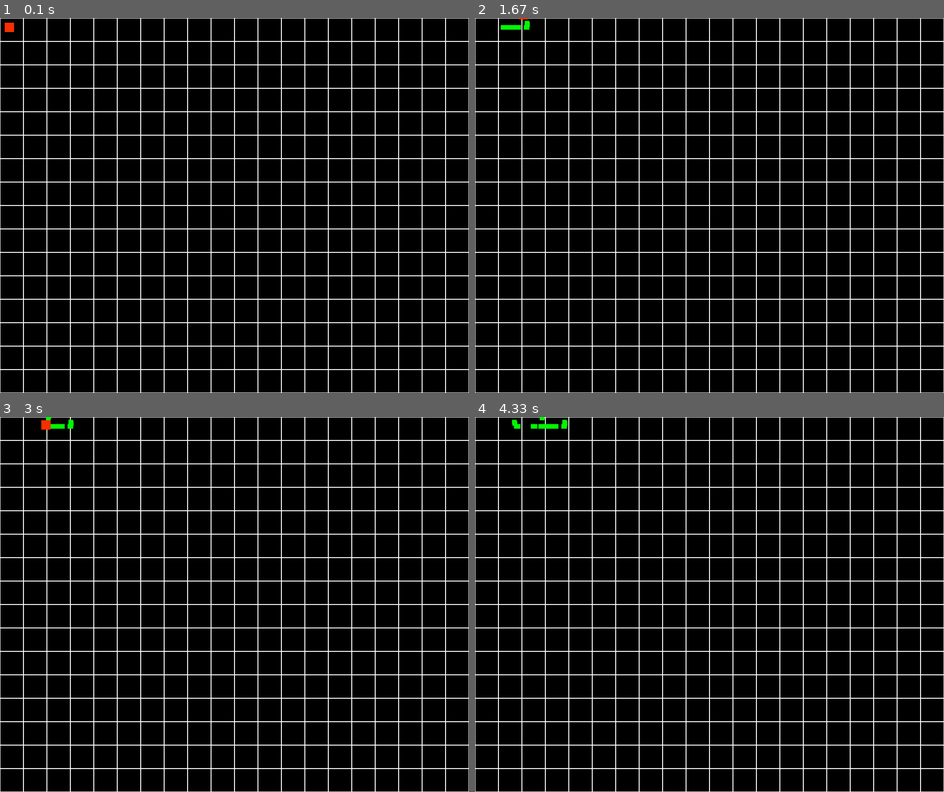
Above: before the commit, frames 1-4 (two rows, left to right).
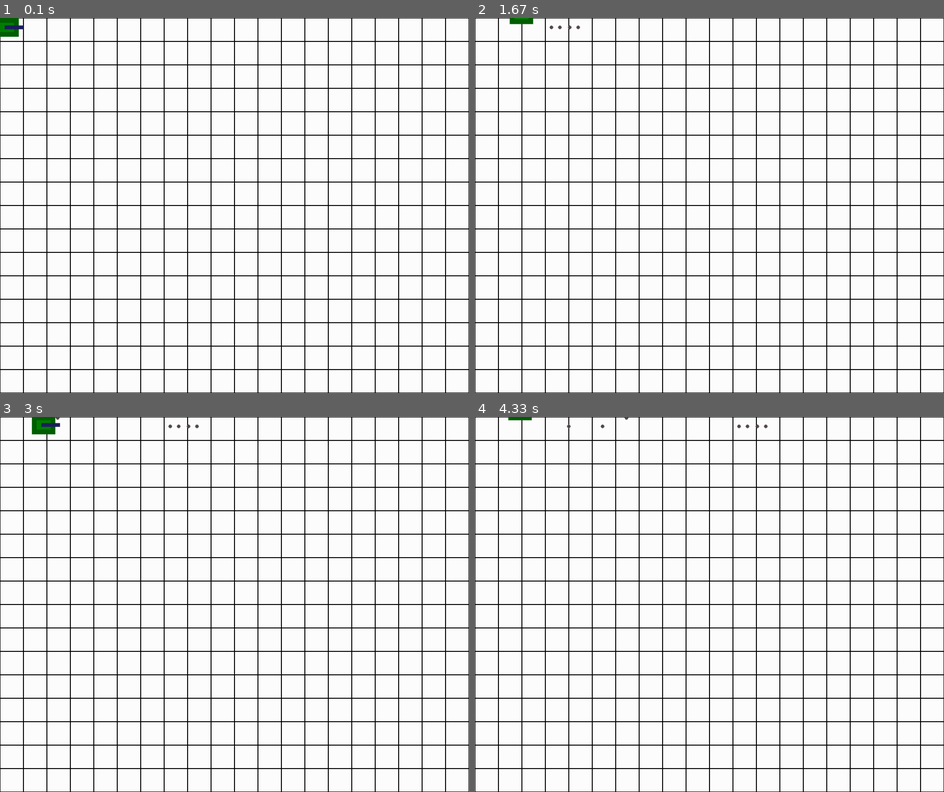
Above: after the commit, the same moments.

Repository: will-hd/Tank-Trouble
Game: pygame game, started from run.py
Same seed, same stepped clock (60 frames per second), same inputs: the game is played once before the commit and once after it.
Inputs:
- Up to frame 1 (0.1 s): no input
- Up to frame 2 (1.67 s): hold F 0.33-0.8 s; hold Right 0.33-0.8 s; hold Right 0.83-1.3 s; tap F at 0.9, 1.2, 1.4 s; hold Up 1.33-1.63 s
- Up to frame 3 (3 s): hold Right 1.67-2.13 s; tap F at 1.73, 2.03, 2.23, 2.53, 2.8 s; hold Left 2.17-2.7 s; hold Down from 2.73 s (still down)
- Up to frame 4 (4.33 s): release Down at 3.03 s; hold Left 3.07-3.47 s; tap F at 3.13, 3.43, 3.57, 3.97, 4.27 s; hold Up 3.5-3.87 s; hold Right from 3.9 s (still down)

The runs differ from the first frame. In frame 1, 100% of the frame differs, in the area x 0-100%, y 0-100%; in frame 2, 100%; in frame 3, 100%; in frame 4, 100%.

Commit message:
feat: bullet frequency + bullet and tank graphics

Diff:
--- a/bullets.py
+++ b/bullets.py
@@ -5,13 +5,19 @@
     def __init__(self, pos_x: float, pos_y: float) -> None:
         super().__init__()
 
-        self.image = pygame.Surface([10, 10])
-        self.image.fill((0, 250, 0))
+        self.image = pygame.Surface([8, 8])
+        self.image.fill((0, 0, 0))
+        self.image.set_colorkey((0, 0, 0))
+        pygame.draw.circle(self.image, constants.BULLET_COLOR, (4, 4), radius=4)
+        # self.image = pygame.image.load("bullet.png")
 
         self.rect = self.image.get_rect(center = (int(pos_x), int(pos_y)))
 
     def update(self):
-        self.rect.x += 1
+        self.rect.x += 5
 
-        if self.rect.x >= constants.DISPLAY_WIDTH:
+        if self.rect.x >= constants.DISPLAY_WIDTH-100:
             self.kill()
+
+    def draw(self):
+        pygame.draw.circle(self.image, (64, 64, 62), self.rect.center, 5)
--- a/constants.py
+++ b/constants.py
@@ -1,2 +1,6 @@
 DISPLAY_HEIGHT = 800
 DISPLAY_WIDTH = 1000
+
+WHITE = (255, 255, 255)
+BLACK = (0, 0, 0)
+BULLET_COLOR = (82, 72, 72)
--- a/run.py
+++ b/run.py
@@ -16,6 +16,7 @@
         # Create screen
         self.screen = pygame.display.set_mode((self.display_width, self.display_height))
         self.backdrop = pygame.Surface([self.display_width, self.display_height])
+        self.backdrop.fill(constants.WHITE)
         self.backdrop_box = self.screen.get_rect()
 
         self.add_tank()
@@ -33,6 +34,7 @@
         GAME_RUNNING = True
 
         while GAME_RUNNING:
+            self.clock.tick(30)
 
             for event in pygame.event.get():
                 if event.type == pygame.QUIT:
@@ -47,9 +49,11 @@
                 self.tank.control(0, -self.tank.tank_speed)
             if keys[pygame.K_DOWN]:
                 self.tank.control(0, +self.tank.tank_speed)
+            # Shoot bullet
+            if keys[pygame.K_f]:
+                if self.tank.can_shoot():
+                    self.bullet_group.add(self.tank.create_bullet())
 
-            if keys[pygame.K_f]:
-                self.bullet_group.add(self.tank.create_bullet())
 
             # Draw screen and grid
             self.screen.blit(self.backdrop, self.backdrop_box)
@@ -61,7 +65,7 @@
             self.tank_group.draw(self.screen)
 
             pygame.display.flip()
-            self.clock.tick(30)
+
 
     def draw_grid(self):
 
@@ -71,7 +75,7 @@
             for y in range(0, self.display_height, BLOCKSIZE):
 
                 rect = pygame.Rect(x, y, BLOCKSIZE, BLOCKSIZE)
-                pygame.draw.rect(self.screen, (255, 255, 255), rect, 1)
+                pygame.draw.rect(self.screen, constants.BLACK, rect, 1)
 
 if __name__ == '__main__':
     g = Game(
--- a/tank.py
+++ b/tank.py
@@ -6,8 +6,11 @@
     def __init__(self) -> None:
         super().__init__()
 
-        self.image = pygame.Surface([20, 20])
-        self.image.fill((250, 50, 0))
+        self.image = pygame.Surface([60, 40], pygame.SRCALPHA)
+        pygame.draw.rect(self.image, (0, 96, 0), (0, 00, 50, 40))
+        pygame.draw.rect(self.image, (0, 128, 0), (10, 10, 30, 20))
+        pygame.draw.rect(self.image, (32, 32, 96), (20, 16, 40, 8))
+
 
         self.pos_x, self.pos_y = 20, 20
         self.rect = self.image.get_rect()
@@ -15,6 +18,11 @@
         self.dx, self.dy = 0, 0
 
         self.tank_speed = 3
+
+        self.shoot_frequency: int = 300 #/milliseconds
+        self.bullet_ready: bool = True
+
+        self.last_time = pygame.time.get_ticks()
 
     def control(self, dx, dy):
         self.dx += dx
@@ -34,5 +42,23 @@
 
         (self.dx, self.dy) = (0, 0) # Reset back to zero for next frame
 
+    def can_shoot(self) -> bool:
+        """
+        returns whether the tank is able to shoot given time spacing between last
+        shot.
+        """
+        current_time = pygame.time.get_ticks()
+        interval = current_time - self.last_time
+
+
+        if interval >= self.shoot_frequency:
+            self.last_time = current_time
+            return True
+        else:
+            return False
+
+
     def create_bullet(self):
+
+
         return Bullet(self.pos_x, self.pos_y)
Binary file added: bullet.png
